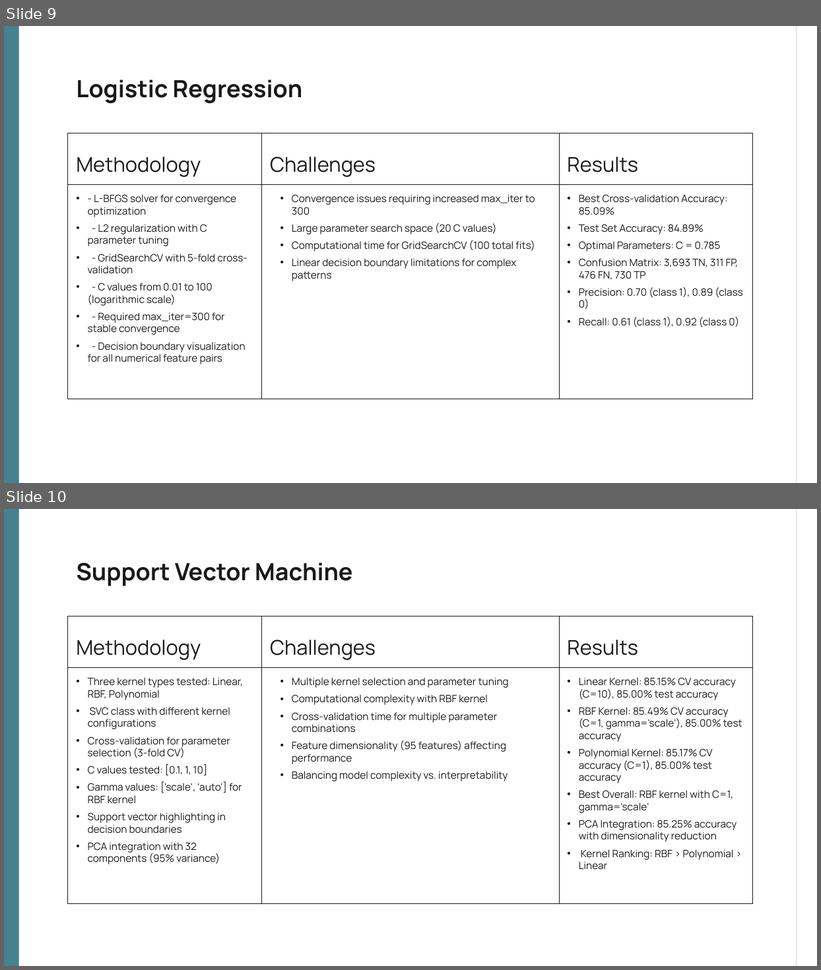
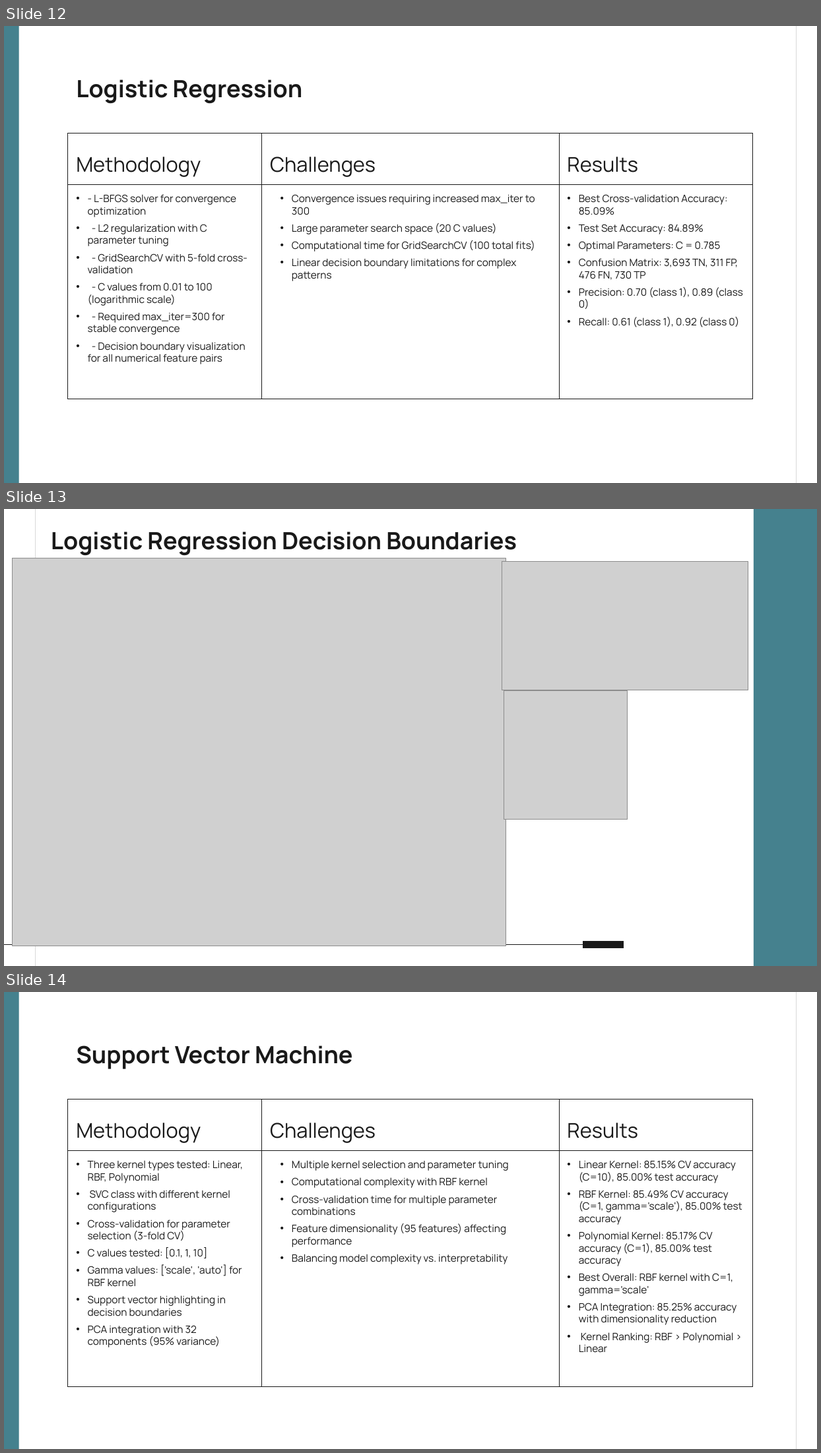
Before and after one commit to benmikeand/DASC41103_projects_team2, a slide deck: projects/project_1/results/Project_1_Presentation.pptx. Shown one above the other, each under a label of ours: slides 9 and 10 before the commit, slides 12, 13 and 14 after it. The pictures are 821x970 and 821x1453 pixels, drawn with LibreOffice and Linux fonts; fonts in the diff are those of the drawing; grey boxes stand for pictures. Boxes give left, top, right and bottom in pixels: in the first picture for what was removed or moved away, otherwise in the second. Text is boxed around its words. In the diff, an @@ line names an element or a change of style, - is before the commit and + after.

Commit message:
presentation updates

```diff
--- a/projects/project_1/results/Project_1_Presentation.pptx
+++ b/projects/project_1/results/Project_1_Presentation.pptx
@@ slide 13 added at (4, 509, 817, 966), background #FFFFFF @@
@@ line added from (35, 509) to (35, 966), #D9D9D9 0.75 pt @@
@@ rectangle added at (754, 509, 817, 966), fill #45818E @@
@@ title added at (51, 531, 517, 555), 28 pt, text #191919, bold @@
+Logistic Regression Decision Boundaries
@@ picture added at (12, 558, 506, 947) @@
@@ picture added at (502, 561, 748, 690) @@
@@ picture added at (504, 691, 628, 819) @@
@@ line added from (583, 945) to (4, 945), #191919 0.75 pt @@
@@ line added from (624, 945) to (583, 945), #191919 9 pt @@
@@ what was slide 9 is now slide 12 @@
@@ what was slide 10 is now slide 14 @@
```
Also in this commit, not shown: 5 other slides added, 2 slides removed.
